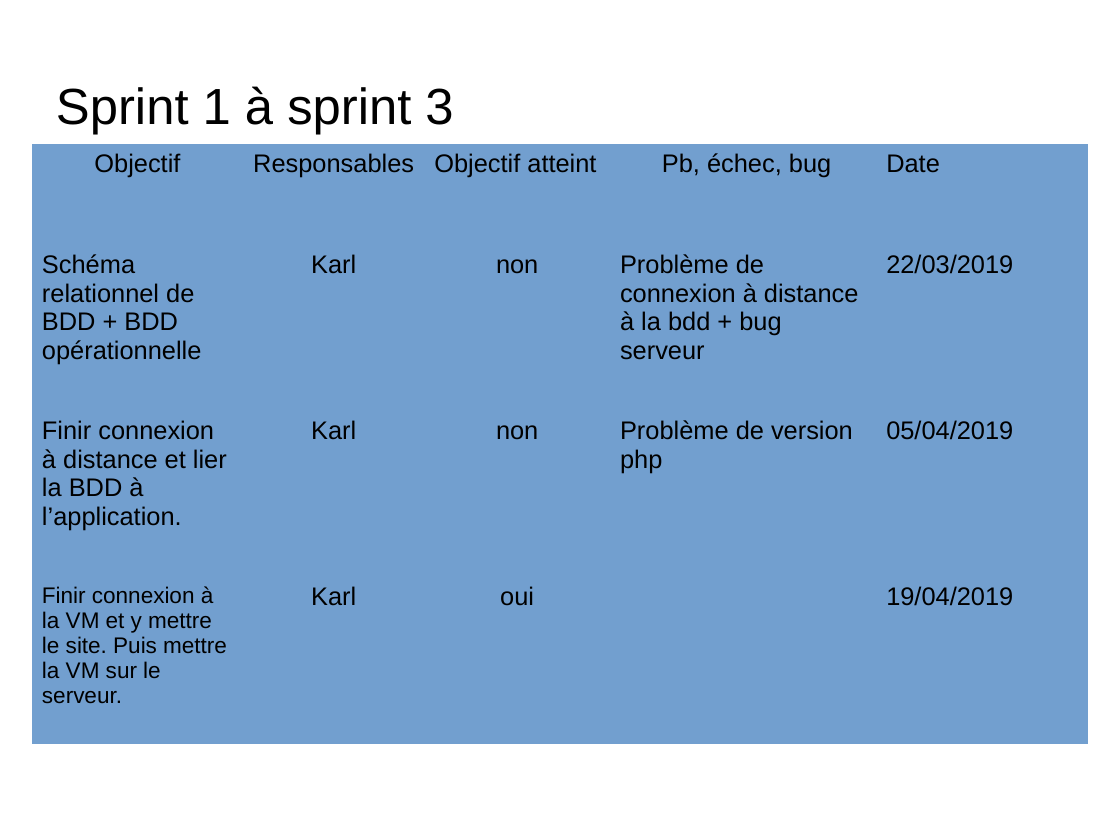
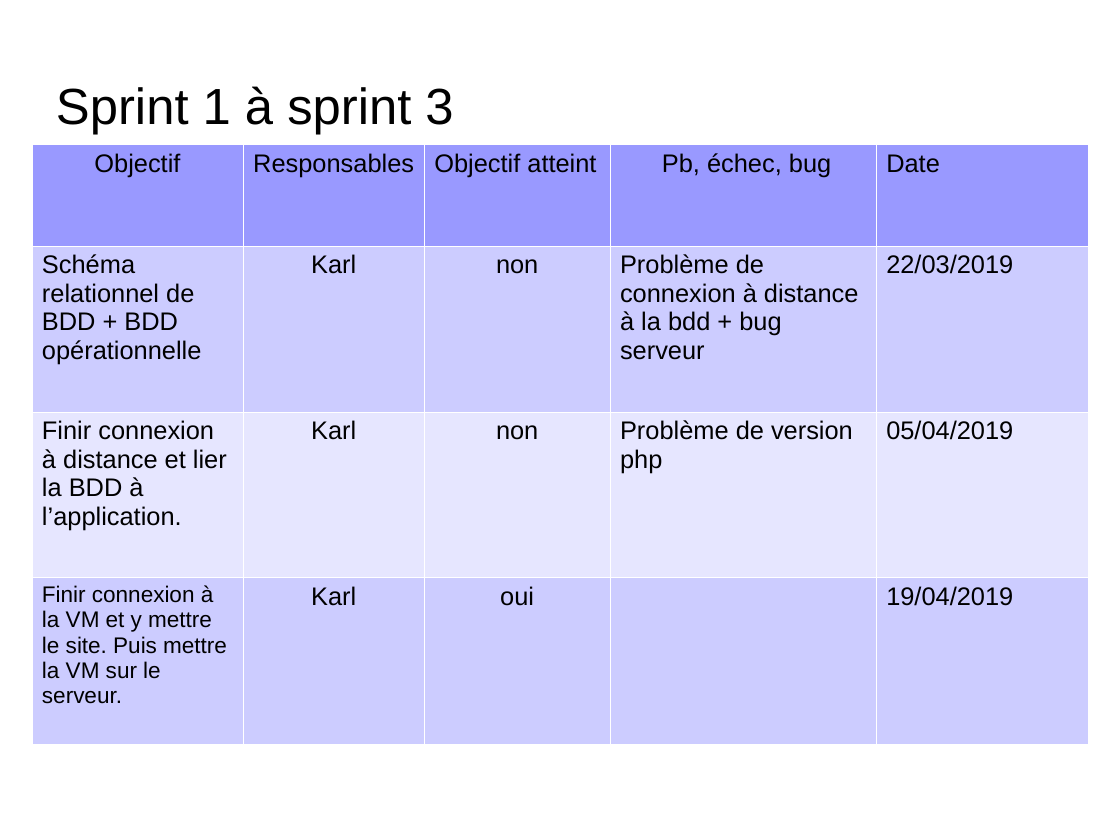
Before and after one commit to ClementM0512/Projet_Ortho, a slide deck: slide 15 of diapo karl Bourgault.odp (slide 13 before the commit). Drawn at 1120x840 pixels with LibreOffice and Linux fonts; fonts in the diff are those of the drawing; background and template pictures are left out. Boxes give left, top, right and bottom in pixels: in the first picture for what was removed or moved away, otherwise in the second. Text is boxed around its words. In the diff, an @@ line names an element or a change of style, - is before the commit and + after.

Commit message:
yes

```diff
--- a/diapo karl Bourgault.odp
+++ b/diapo karl Bourgault.odp
@@ table at (32,144,1087,738) @@
@@ fill #729FCF to #9999FF in row 1 @@
@@ fill #729FCF to #CCCCFF in 10 cells @@
@@ fill #729FCF to #E6E6FF in row 3 @@
@@ borders changed @@
```
Also in this commit, not shown: 4 other slides changed, 2 slides added.
